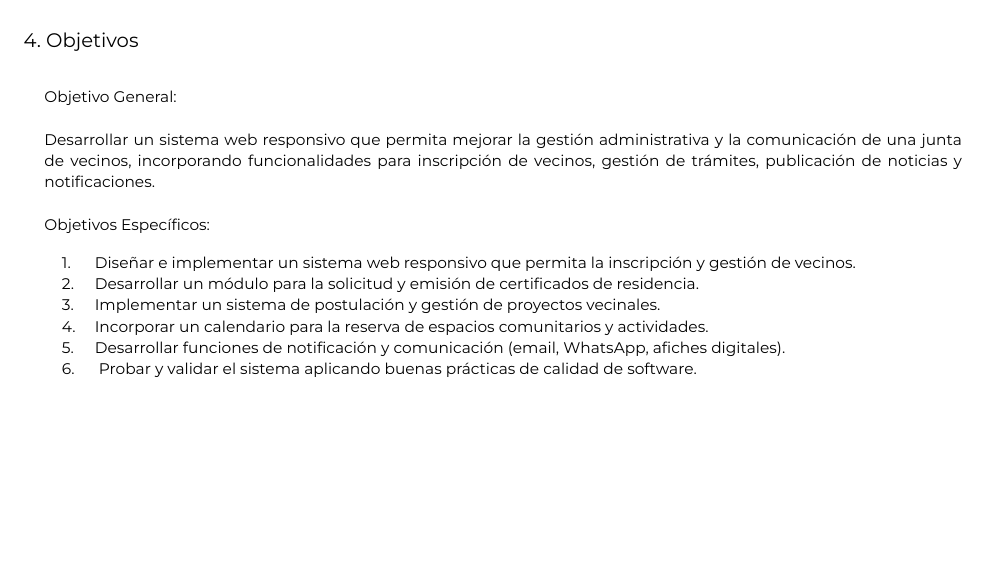
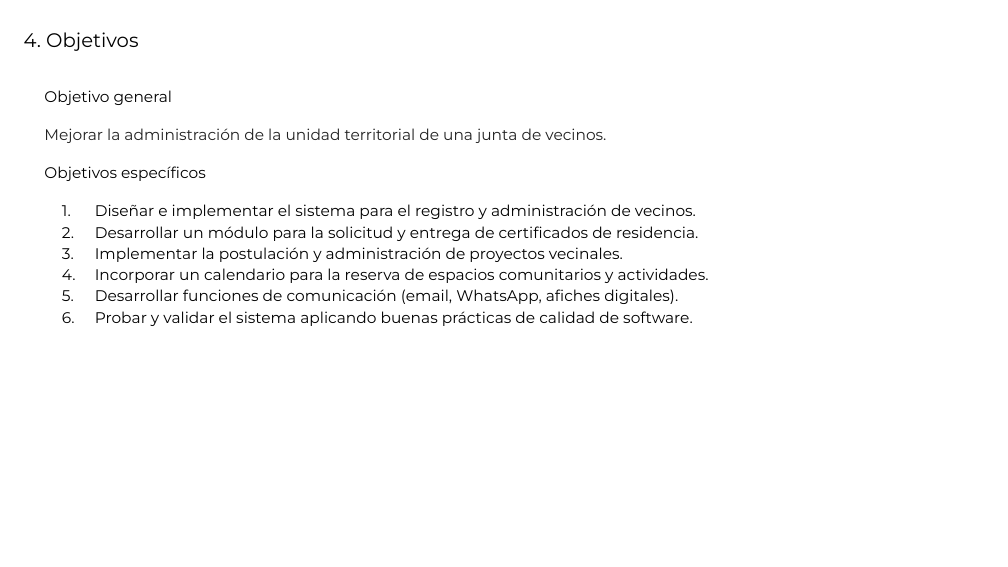
Before and after one commit to mauriciopinavalenzuela/CAPSTONE, a slide deck: slide 5 of DOCUMENTOS FASE1/evidencias grupales/Presentación_Proyecto.pptx. Drawn at 1008x567 pixels with LibreOffice and Linux fonts; fonts in the diff are those of the drawing. Boxes give left, top, right and bottom in pixels: in the first picture for what was removed or moved away, otherwise in the second. Text is boxed around its words. In the diff, an @@ line names an element or a change of style, - is before the commit and + after.

```diff
--- a/DOCUMENTOS FASE1/evidencias grupales/Presentación_Proyecto.pptx
+++ b/DOCUMENTOS FASE1/evidencias grupales/Presentación_Proyecto.pptx
@@ text at [44, 90, 698, 262]: text changed @@
-Objetivo General:
-Desarrollar un sistema web responsivo que permita mejorar la gestión administrativa y la comunicación de una junta de vecinos, incorporando funcionalidades para inscripción de vecinos, gestión de trámites, publicación de noticias y notificaciones.
-Objetivos Específicos:
-1. Diseñar e implementar un sistema web responsivo que permita la inscripción y gestión de vecinos.
-2. Desarrollar un módulo para la solicitud y emisión de certificados de residencia.
-3. Implementar un sistema de postulación y gestión de proyectos vecinales.
+Objetivo general
+Mejorar la administración de la unidad territorial de una junta de vecinos.
+Objetivos específicos
+1. Diseñar e implementar el sistema para el registro y administración de vecinos.
+2. Desarrollar un módulo para la solicitud y entrega de certificados de residencia.
+3. Implementar la postulación y administración de proyectos vecinales.
@@ text at [95, 289, 678, 304]: text changed @@
-5. Desarrollar funciones de notificación y comunicación (email, WhatsApp, afiches digitales).
+5. Desarrollar funciones de comunicación (email, WhatsApp, afiches digitales).
```
Also in this commit, not shown: 11 other slides changed, 3 other files.
